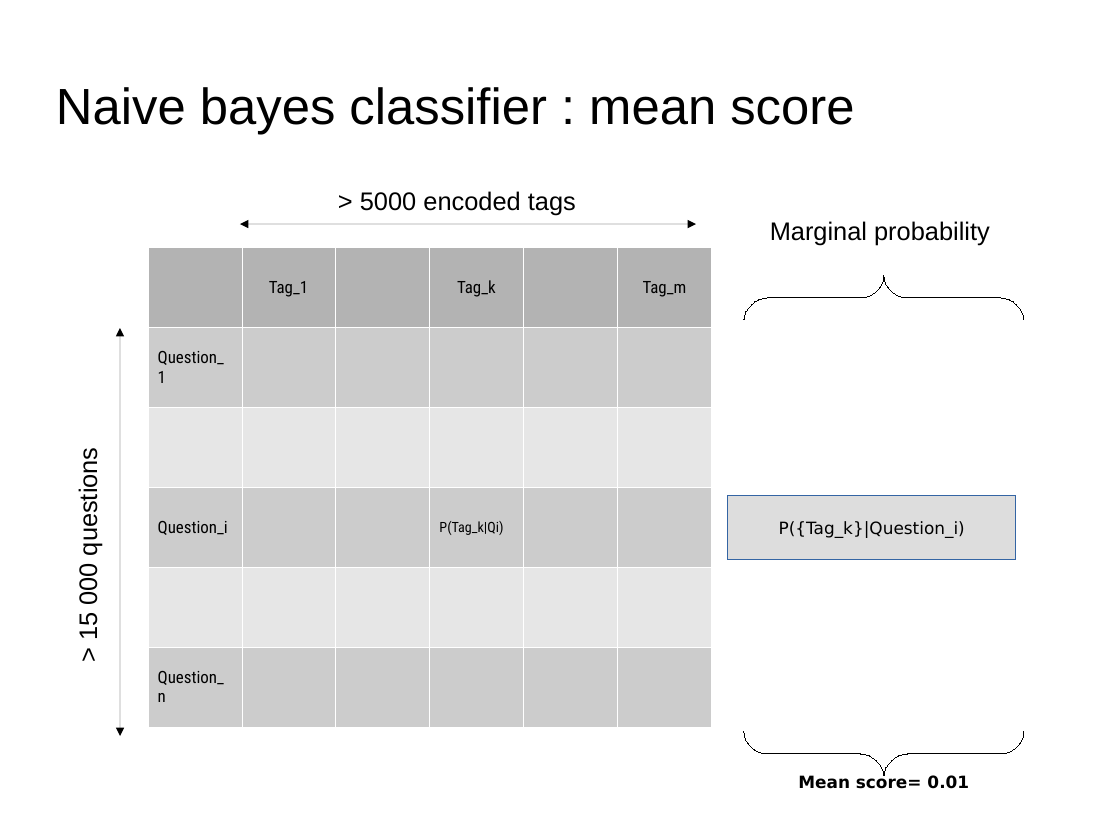
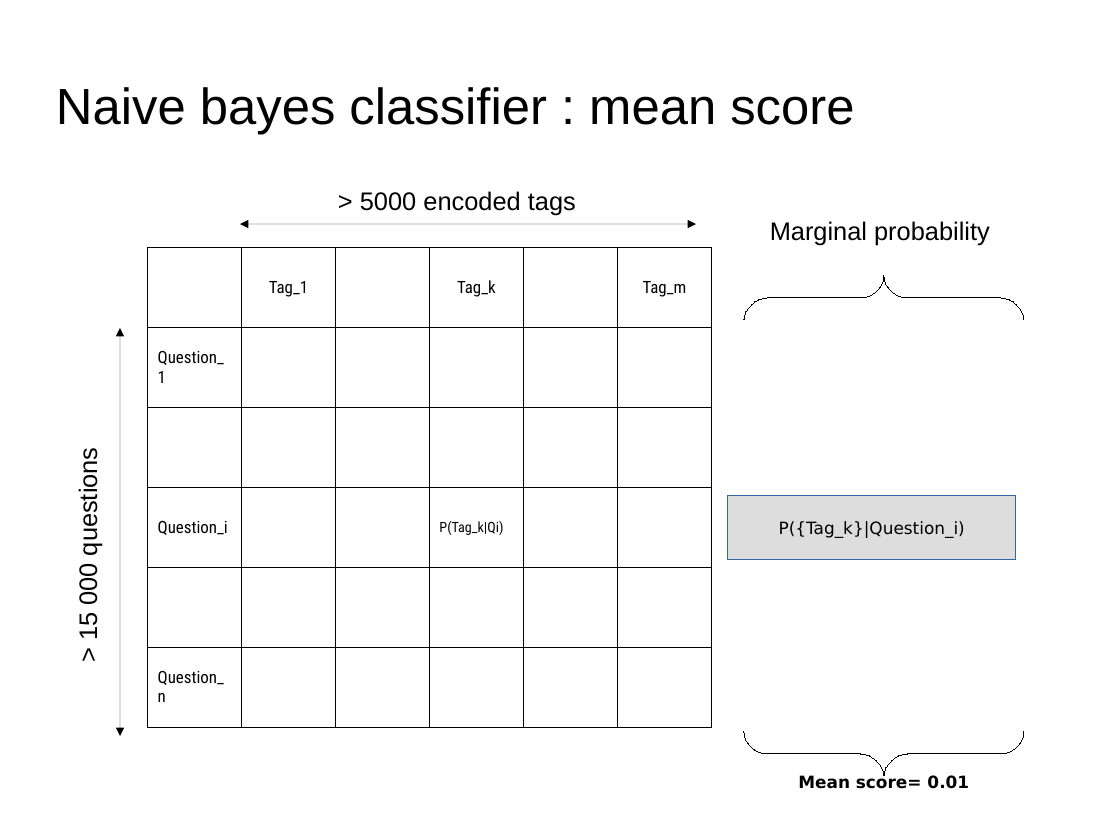
Before and after one commit to dataforcast/OC_Datascientist, a slide deck: slide 23 of P6/report/Openclassrooms_ParcoursDatascientist_P6-V1.odp (slide 18 before the commit). Drawn at 1120x840 pixels with LibreOffice and Linux fonts; fonts in the diff are those of the drawing; background and template pictures are left out. Boxes give left, top, right and bottom in pixels: in the first picture for what was removed or moved away, otherwise in the second. Text is boxed around its words. In the diff, an @@ line names an element or a change of style, - is before the commit and + after.

```diff
--- a/P6/report/Openclassrooms_ParcoursDatascientist_P6-V1.odp
+++ b/P6/report/Openclassrooms_ParcoursDatascientist_P6-V1.odp
@@ table at [147,247,709,727] @@
@@ fill #B3B3B3 to none in 3 cells @@
@@ fill #CCCCCC to none in 4 cells @@
@@ borders changed @@
```
Also in this commit, not shown: 6 other slides changed, 8 slides added, 1 slide removed, 6 other files.
